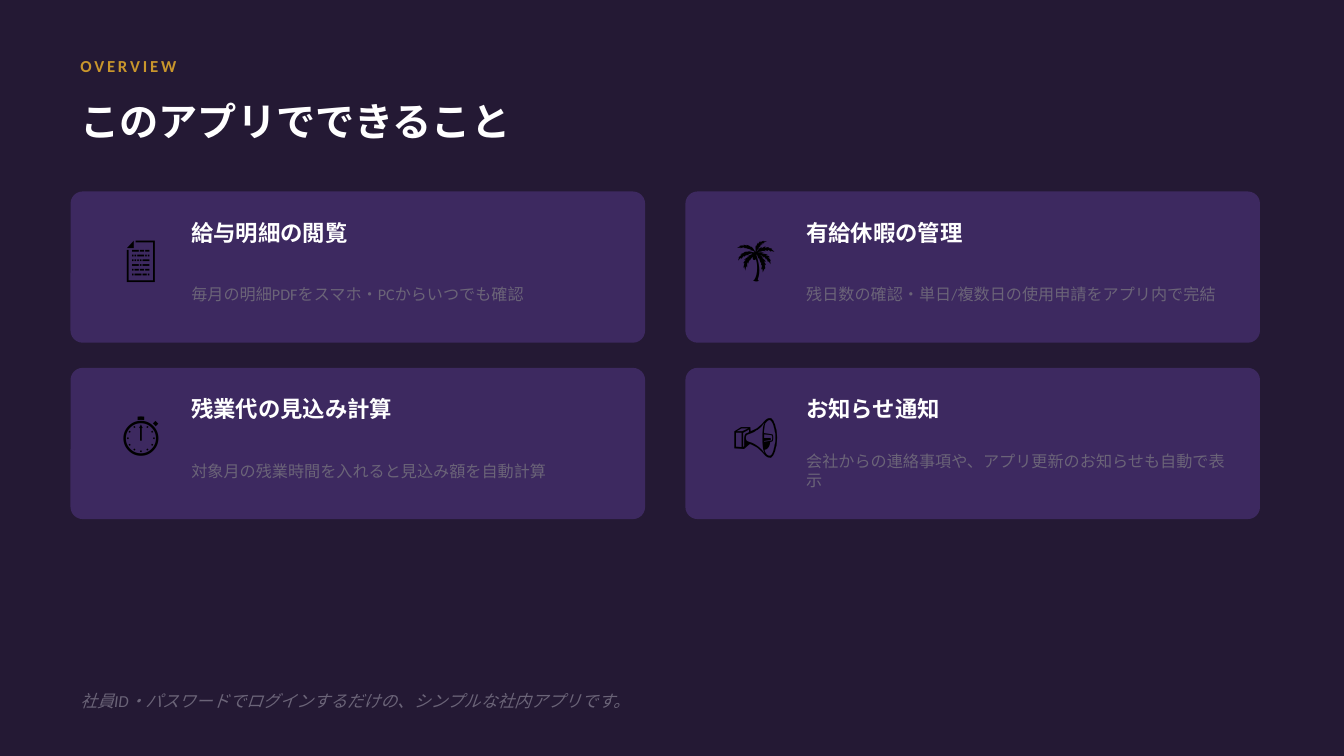
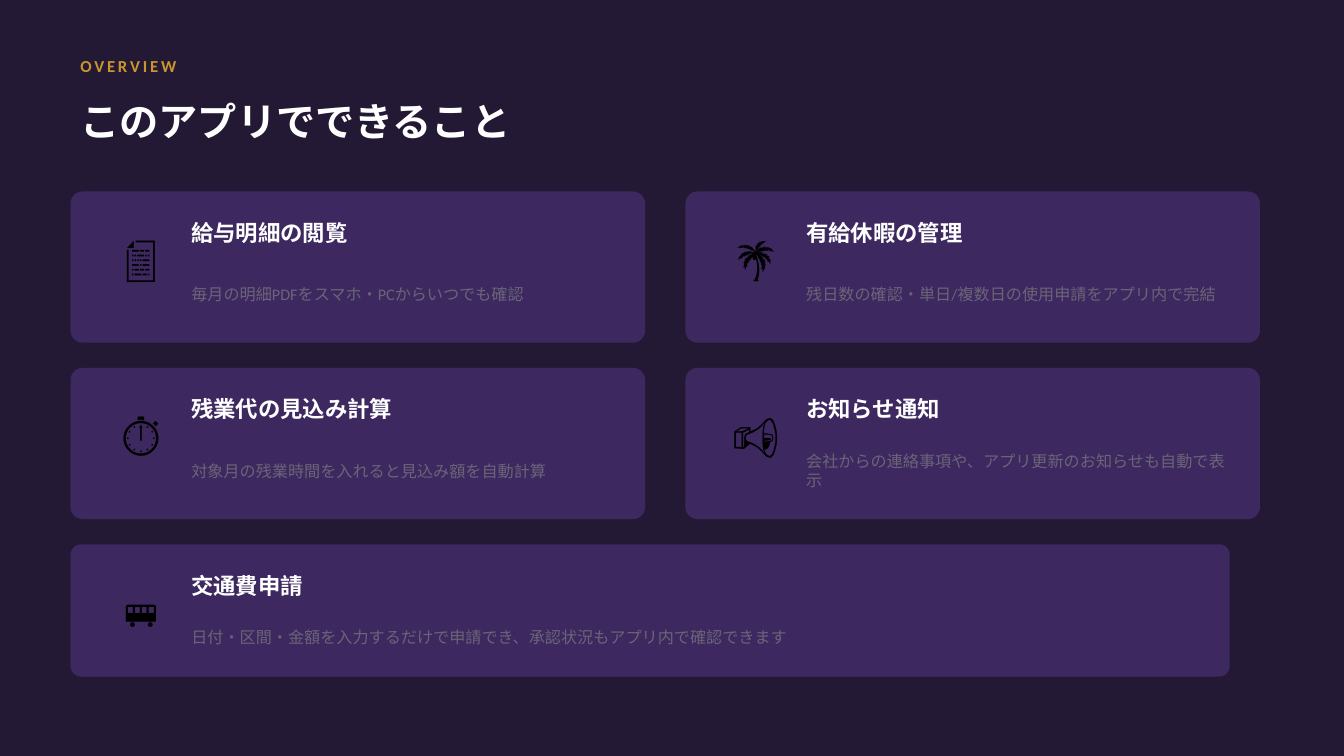
Before and after one commit to kawabataaoi/TestKyuuyomeisai, a slide deck: slide 2 of 給与台帳アプリ_機能ガイド.pptx. Drawn at 1344x756 pixels with LibreOffice and Linux fonts; fonts in the diff are those of the drawing. Boxes give left, top, right and bottom in pixels: in the first picture for what was removed or moved away, otherwise in the second. Text is boxed around its words. In the diff, an @@ line names an element or a change of style, - is before the commit and + after.

```diff
--- a/給与台帳アプリ_機能ガイド.pptx
+++ b/給与台帳アプリ_機能ガイド.pptx
@@ rounded rectangle added at [71, 544, 1230, 677], fill #3D2960 @@
@@ text added at [96, 565, 187, 655], 32 pt, text #000000 @@
+🚃
@@ text added at [191, 575, 303, 596], 16 pt, text #FFFFFF, bold @@
+交通費申請
@@ text added at [191, 630, 787, 644], 11.5 pt, text #6B6478 @@
+日付・区間・金額を入力するだけで申請でき、承認状況もアプリ内で確認できます
@@ text removed at [80, 693, 630, 708] @@
-社員ID・パスワードでログインするだけの、シンプルな社内アプリです。
```
Also in this commit, not shown: 6 slides added.
